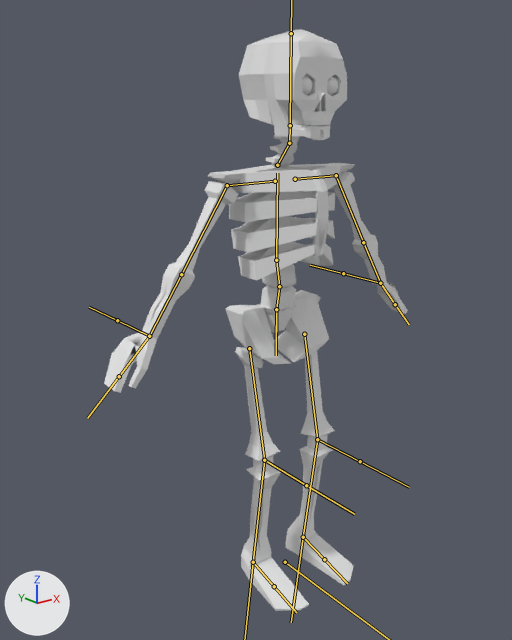
The FBX model Assets/Art/Objects/Enemy/skeleton/skeleton_model.fbx as it was, and as the next commit left it.
The view is the same before and after, from a 50 mm lens placed at (-2.36, -2.63, 2.61), pointed at (-0.17, 0.11, 1.51). The lights are fixed; the arrows at lower left show +X, +Y and +Z. The bones that bend it are drawn over the model as lines.

Objects in the first picture: 'Skeleton'.
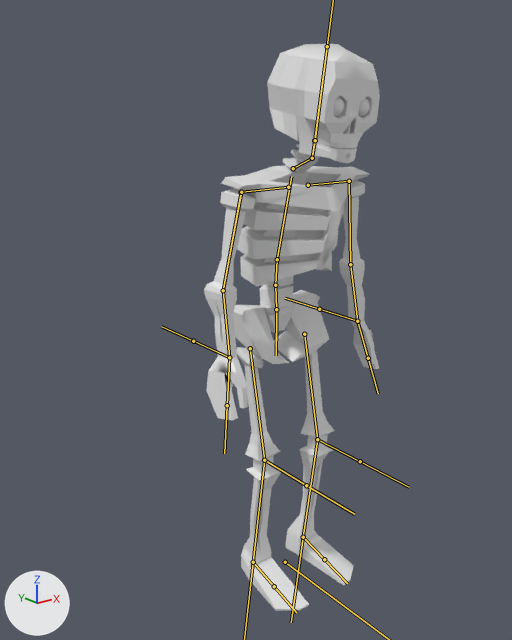
The newer file adds an action. The first version stands in its rest pose; the second is drawn at frame 4 of the action 'Armature|Idle'.

Pixel boxes [x1, y1, x2, y2] of what changed, in the pictures (512 x 640 px):
'Skeleton', posed (42% narrower)
    before: [104, 29, 408, 611]
    after: [204, 44, 380, 611]
bone 'Spine_01', root to tip
    before: (276, 309) to (279, 286)
    after: (276, 309) to (275, 285)
bone 'Spine_02', root to tip
    before: (279, 286) to (276, 260)
    after: (275, 285) to (277, 259)
bone 'Spine_03', root to tip
    before: (276, 260) to (277, 173)
    after: (277, 259) to (291, 176)
bone 'Neck_01', root to tip
    before: (277, 165) to (289, 143)
    after: (293, 168) to (312, 158)
bone 'Neck_02', root to tip
    before: (289, 143) to (290, 125)
    after: (312, 158) to (314, 140)
bone 'Arm.L', root to tip
    before: (336, 175) to (363, 242)
    after: (349, 181) to (350, 264)
bone 'Elbow.L', root to tip
    before: (363, 242) to (380, 283)
    after: (350, 264) to (357, 321)
bone 'Arm.R', root to tip
    before: (227, 185) to (181, 274)
    after: (241, 192) to (223, 290)
bone 'Elbow.R', root to tip
    before: (181, 274) to (149, 336)
    after: (223, 290) to (229, 357)

The change in detail:
Bone 'Spine_01' (bone_spine_01) turns from (0, 0, 0) to (14, 0, 0) degrees about its own x, y and z.
Bone 'Spine_02' (bone_spine_02) turns from (0, 0, 0) to (-29, 0, 0) degrees about its own x, y and z.
Bone 'Spine_03' (bone_spine_03) turns from (0, 0, 0) to (1, -1, 0) degrees about its own x, y and z.
Bone 'Neck_01' (bone_neck_01) turns from (0, 0, 0) to (-14, 4, -1) degrees about its own x, y and z.
Bone 'Neck_02' (bone_neck_02) turns from (0, 0, 0) to (17, -2, 2) degrees about its own x, y and z.
Bone 'Arm.L' (bone_arm_l) turns from (0, 0, 0) to (-10, -5, -23) degrees about its own x, y and z.
Bone 'Elbow.L' (bone_elbow_l) turns from (0, 0, 0) to (-15, -1, -6) degrees about its own x, y and z.
Bone 'Arm.R' (bone_arm_r) turns from (0, 0, 0) to (-10, 5, 22) degrees about its own x, y and z.
Bone 'Elbow.R' (bone_elbow_r) turns from (0, 0, 0) to (-17, 1, 7) degrees about its own x, y and z.
